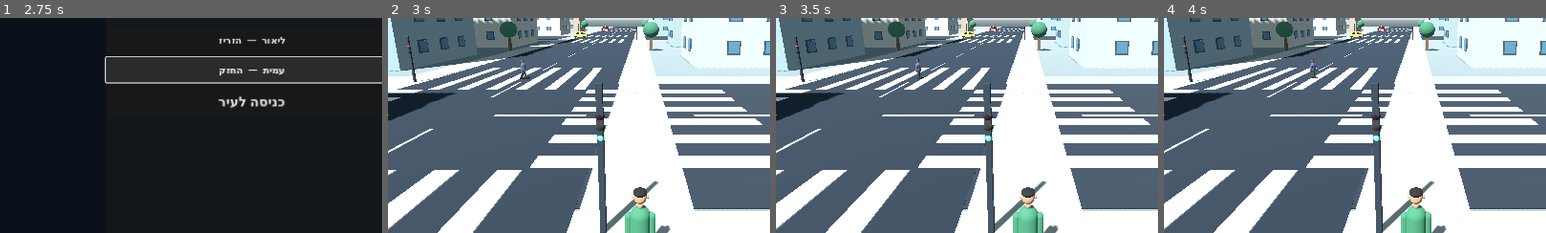
Above: before the commit, frames 1-4 (left to right).
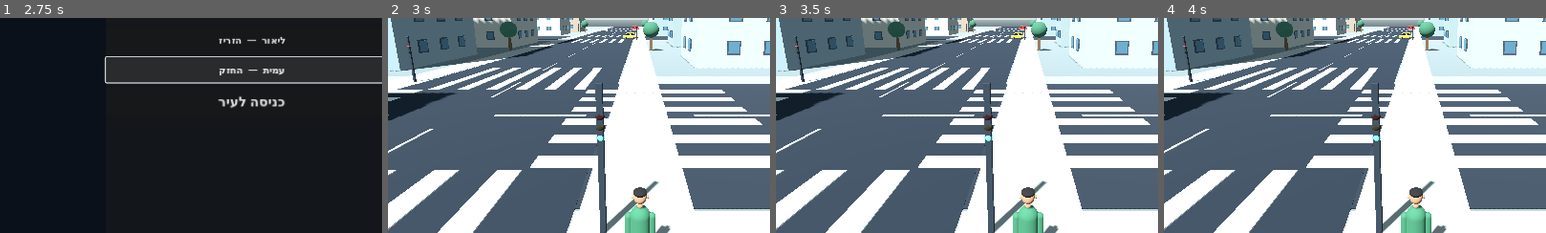
Above: after the commit, the same moments.

Repository: a332150176-dev/METRO-THE-CITY
Game: Godot game, scene res://scenes/main.tscn
Two runs of this game, one before a commit and one after it. Both use one fixed random seed, a clock stepped at 60 frames per second and the inputs below.
Inputs:
- Up to frame 1 (2.75 s): click "נועם — המאוזן" at 0.5 s; click "ליאור — הזריז" at 1.25 s; click "עמית — החזק" at 2 s
- Up to frame 2 (3 s): click "כניסה לעיר" at 2.75 s
- Up to frame 3 (3.5 s): no input
- Up to frame 4 (4 s): click "ריצה" at 3.5 s
The pictures show only the part of the screen within x 17-67%, y 34-84%; the shares and areas given below are measured in that part.

Frame 1 is identical in both runs. In frame 2, 0.3% of the frame differs, in the area x 34-66%, y 3-29%; in frame 3, 0.3%; in frame 4, 0.3%.

Commit message:
Adapt traffic and pedestrian routes to the larger city

Diff:
--- a/scripts/traffic_manager.gd
+++ b/scripts/traffic_manager.gd
@@ -39,10 +39,11 @@
 		_spawn_one_car(rng.randi_range(0, 1000))
 
 func _spawn_one_car(seed_value: int) -> void:
-	var start_id := seed_value if seed_value >= 0 and seed_value < 25 else rng.randi_range(0, 24)
-	var goal_id := rng.randi_range(0, 24)
+	var intersection_count := network.GRID_SIZE * network.GRID_SIZE
+	var start_id := seed_value if seed_value >= 0 and seed_value < intersection_count else rng.randi_range(0, intersection_count - 1)
+	var goal_id := rng.randi_range(0, intersection_count - 1)
 	while goal_id == start_id:
-		goal_id = rng.randi_range(0, 24)
+		goal_id = rng.randi_range(0, intersection_count - 1)
 	var car: TrafficCar = CAR_SCRIPT.new()
 	car.name = "TrafficCar_%02d" % (seed_value % 1000)
 	var lane := 3.0 if seed_value % 2 == 0 else -3.0
@@ -60,15 +61,17 @@
 
 func _make_sidewalk_route(seed_offset: int) -> PackedVector3Array:
 	var points := PackedVector3Array()
-	var road_line := float(rng.randi_range(-2, 2)) * 76.0
+	var center_index := int((network.GRID_SIZE - 1) / 2)
+	var road_line := float(rng.randi_range(0, network.GRID_SIZE - 1) - center_index) * 76.0
 	var side := -1.0 if seed_offset % 2 == 0 else 1.0
 	var lane := road_line + side * 11.5
-	var start := rng.randf_range(-152.0, 152.0)
+	var road_edge := float(network.GRID_SIZE - 1) * 0.5 * 76.0
+	var start := rng.randf_range(-road_edge, road_edge)
 	points.append(Vector3(start, 0.05, lane))
-	points.append(Vector3(152.0, 0.05, lane))
-	points.append(Vector3(152.0, 0.05, lane + side * 8.0))
-	points.append(Vector3(-152.0, 0.05, lane + side * 8.0))
-	points.append(Vector3(-152.0, 0.05, lane))
+	points.append(Vector3(road_edge, 0.05, lane))
+	points.append(Vector3(road_edge, 0.05, lane + side * 8.0))
+	points.append(Vector3(-road_edge, 0.05, lane + side * 8.0))
+	points.append(Vector3(-road_edge, 0.05, lane))
 	return points
 
 func lead_distance(source: TrafficCar, direction: Vector3) -> float:
